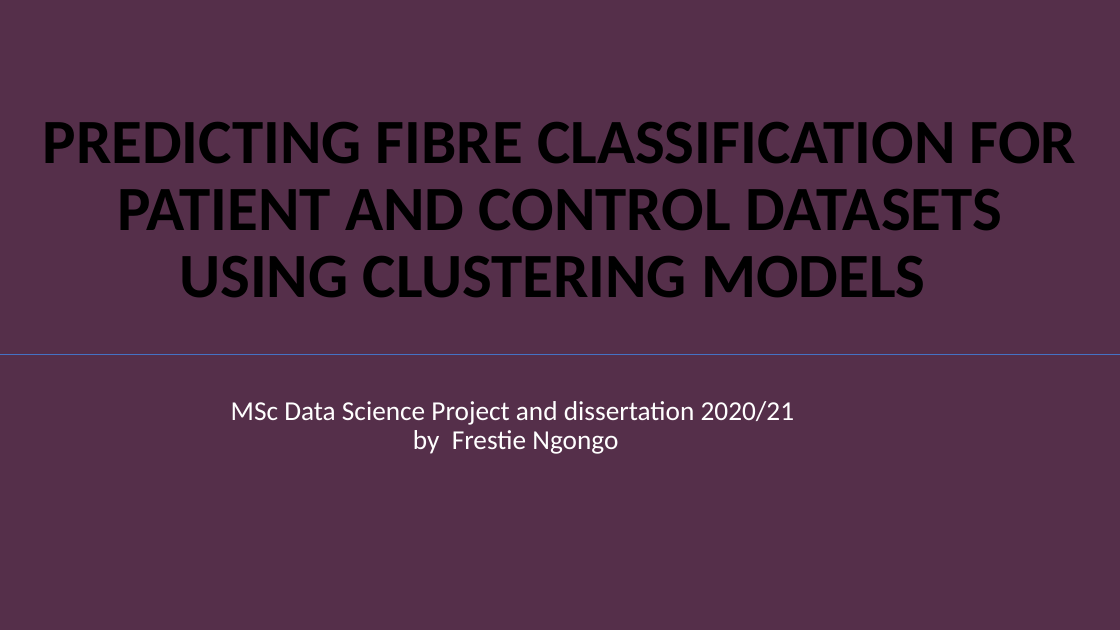
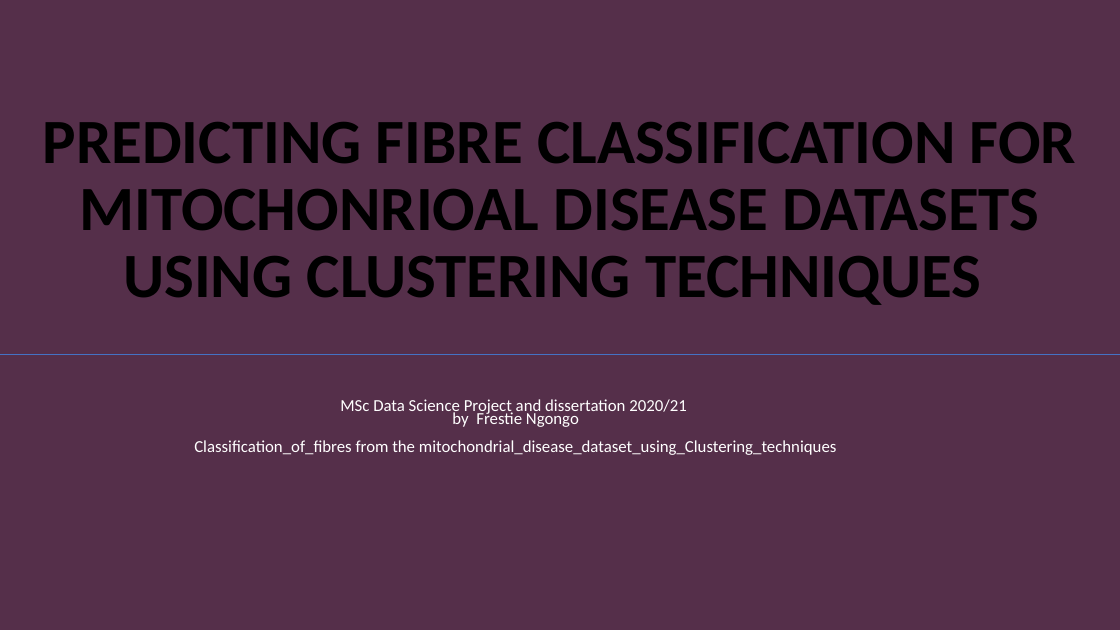
Before and after one commit to FNgongo/Classification_of_fibres_from_the_mitochondrial_disease_dataset_using_clustering_techniques, a slide deck: slide 1 of Dissertation27:Aug/Presentation Diss.pptx. Drawn at 1120x630 pixels with LibreOffice and Linux fonts; fonts in the diff are those of the drawing. Boxes give left, top, right and bottom in pixels: in the first picture for what was removed or moved away, otherwise in the second. Text is boxed around its words. In the diff, an @@ line names an element or a change of style, - is before the commit and + after.

```diff
--- a/Dissertation27:Aug/Presentation Diss.pptx
+++ b/Dissertation27:Aug/Presentation Diss.pptx
@@ title at <box>43,122,1076,305</box>: text changed @@
-PREDICTING FIBRE CLASSIFICATION FOR PATIENT AND CONTROL DATASETS USING CLUSTERING MODELS
+PREDICTING FIBRE CLASSIFICATION FOR MITOCHONRIOAL DISEASE DATASETS USING CLUSTERING TECHNIQUES
@@ text at <box>340,399,687,427</box>: size 23.4 to 14.4 pt in "MSc Data Science Project and dissertation 2020/21", "by Frestie Ngongo"; line spacing 0.88 to 0.68 @@
@@ text at <box>194,440,837,455</box>: paragraph added @@
+Classification_of_fibres from the mitochondrial_disease_dataset_using_Clustering_techniques
```
Also in this commit, not shown: 2 other slides changed, 1 other file.
